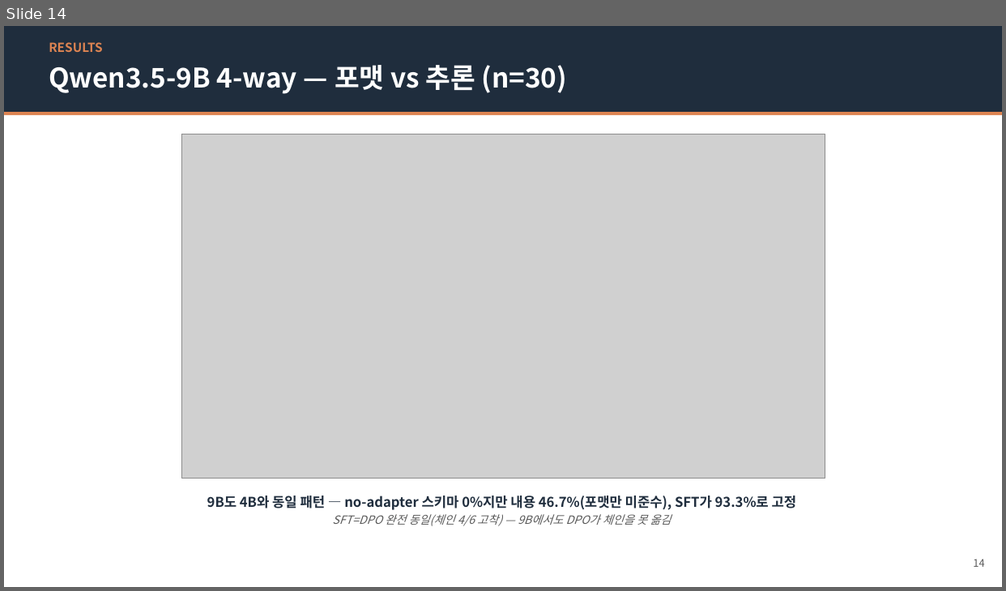
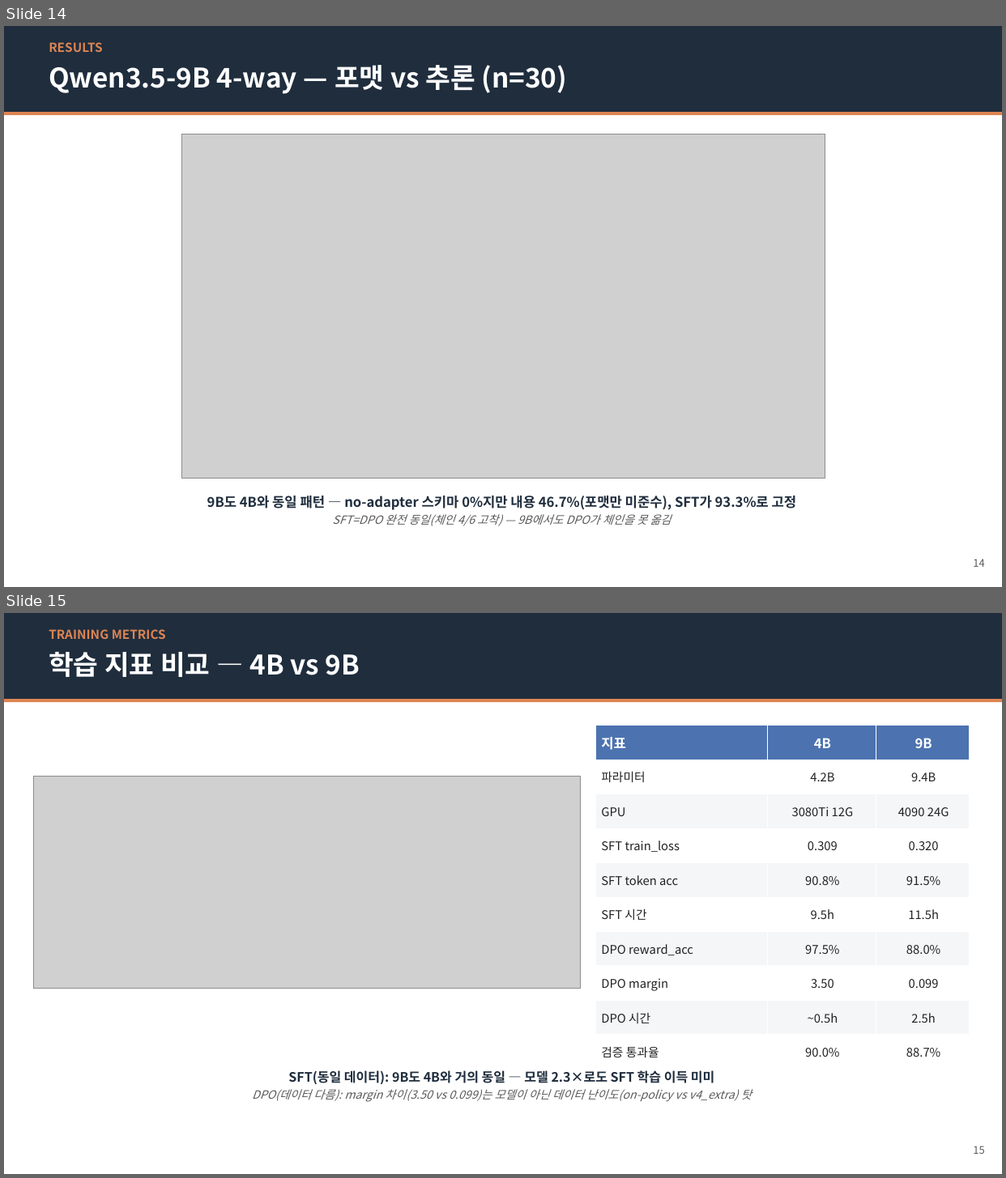
Before and after one commit to jung-geun/TimeSorter, a slide deck: presentation/TimeSorter_발표자료.pptx. Shown one above the other, each under a label of ours: slide 14 before the commit, slides 14 and 15 after it. The pictures are 1006x591 and 1006x1178 pixels, drawn with LibreOffice and Linux fonts; fonts in the diff are those of the drawing; grey boxes stand for pictures. Boxes give left, top, right and bottom in pixels: in the first picture for what was removed or moved away, otherwise in the second. Text is boxed around its words. In the diff, an @@ line names an element or a change of style, - is before the commit and + after.

```diff
--- a/presentation/TimeSorter_발표자료.pptx
+++ b/presentation/TimeSorter_발표자료.pptx
@@ slide 15 added at (4,613,1002,1174), background #FFFFFF @@
@@ rectangle added at (4,613,1002,699), fill #1F2D3D @@
@@ text added at (49,629,166,639), 12 pt, text #DD8452, bold @@
+TRAINING METRICS
@@ text added at (49,652,360,677), 26 pt, text #FFFFFF, bold @@
+학습 지표 비교 — 4B vs 9B
@@ rectangle added at (4,699,1002,702), fill #DD8452 @@
@@ table added at (595,726,970,1070), 10 rows, 3 columns @@
+지표 | 4B | 9B
+파라미터 | 4.2B | 9.4B
+GPU | 3080Ti 12G | 4090 24G
+SFT train_loss | 0.309 | 0.320
+SFT token acc | 90.8% | 91.5%
+SFT 시간 | 9.5h | 11.5h
+DPO reward_acc | 97.5% | 88.0%
+DPO margin | 3.50 | 0.099
+DPO 시간 | ~0.5h | 2.5h
+검증 통과율 | 90.0% | 88.7%
@@ picture added at (34,776,581,989) @@
@@ text added at (252,1071,752,1102), 11 pt, text #5A5A5A, italic @@
+SFT(동일 데이터): 9B도 4B와 거의 동일 — 모델 2.3×로도 SFT 학습 이득 미미
+DPO(데이터 다름): margin 차이(3.50 vs 0.099)는 모델이 아닌 데이터 난이도(on-policy vs v4_extra) 탓
@@ text added at (973,1146,984,1154), 10 pt, text #5A5A5A @@
+15
```
Also in this commit, not shown: 4 slides changed, 5 other files.
